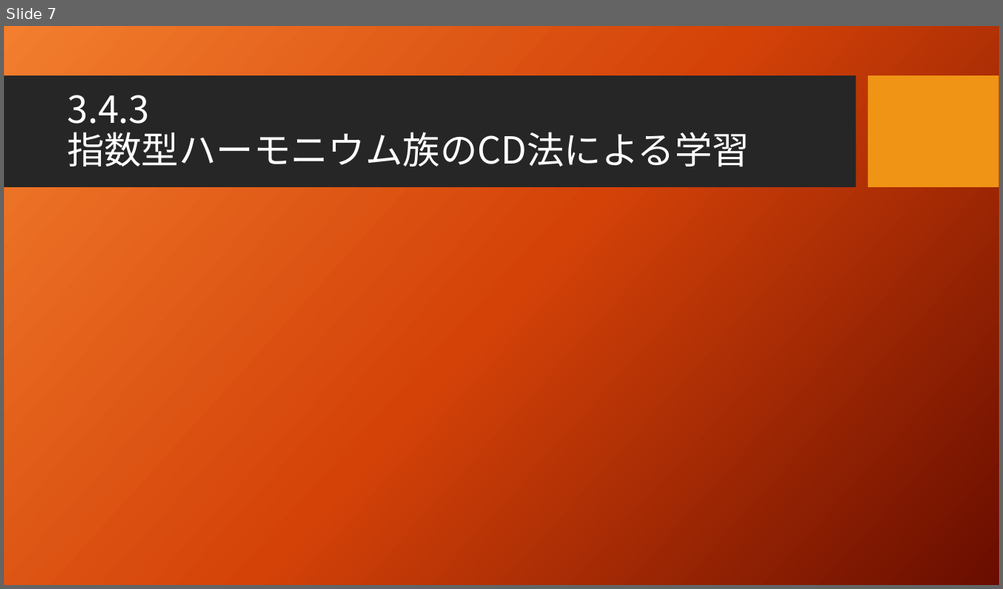
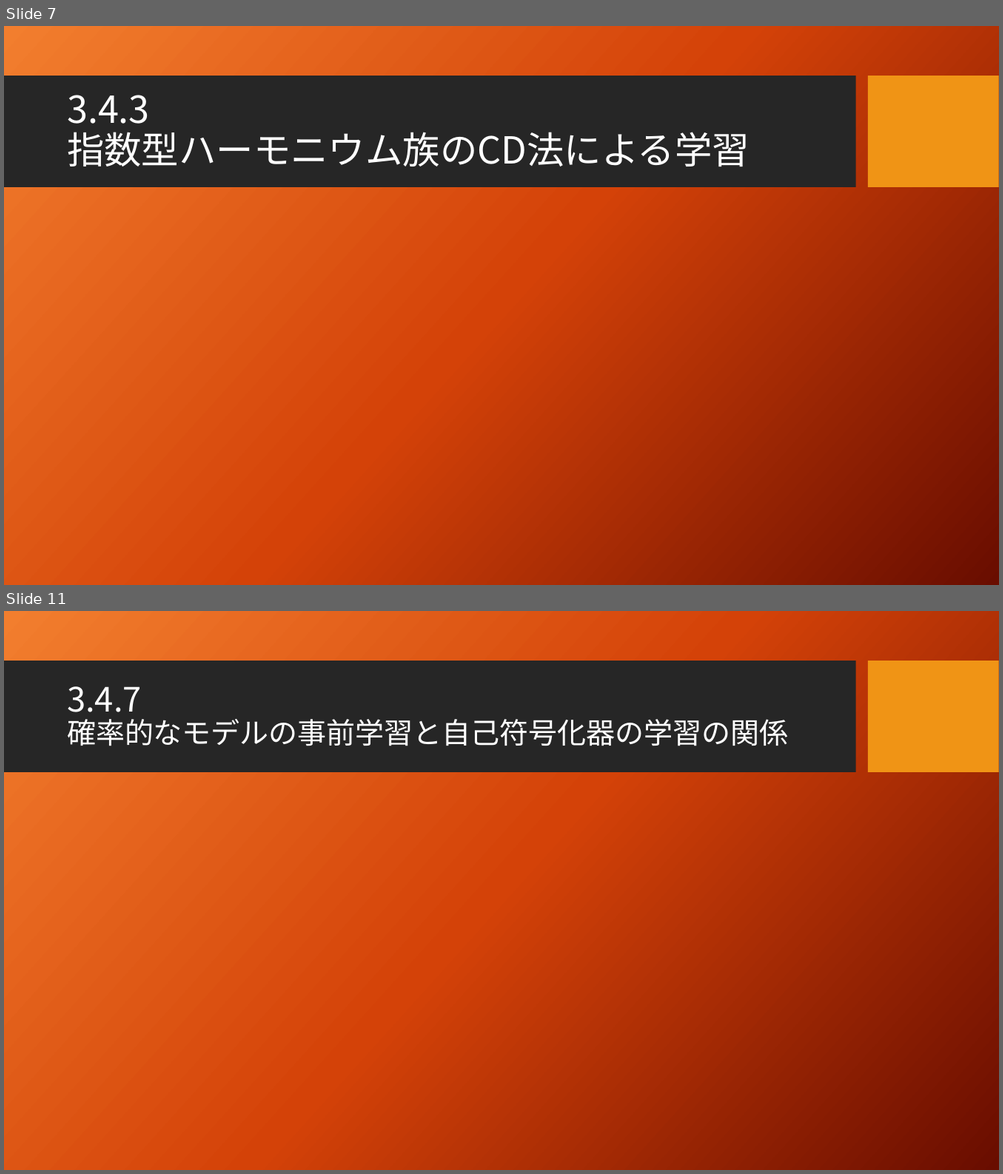
Before and after one commit to seigenji/deep_learning, a slide deck: deep_learning3.4.pptx. Shown one above the other, each under a label of ours: slide 7 before the commit, slides 7 and 11 after it; the slides between them are not shown. The pictures are 1003x589 and 1003x1174 pixels, drawn with LibreOffice and Linux fonts; fonts in the diff are those of the drawing; background and template pictures are left out. Boxes give left, top, right and bottom in pixels: in the first picture for what was removed or moved away, otherwise in the second. Text is boxed around its words. In the diff, an @@ line names an element or a change of style, - is before the commit and + after.

```diff
--- a/deep_learning3.4.pptx
+++ b/deep_learning3.4.pptx
@@ slide 11 added at bbox=[4, 611, 999, 1170], background picture (left out); not listed: 2 template elements that a slide beside it also shows @@
@@ title added at bbox=[67, 686, 788, 746], 27.9 pt, text #FFFFFF @@
+3.4.7
+確率的なモデルの事前学習と自己符号化器の学習の関係
```
Also in this commit, not shown: 3 slides changed, 7 other slides added.
